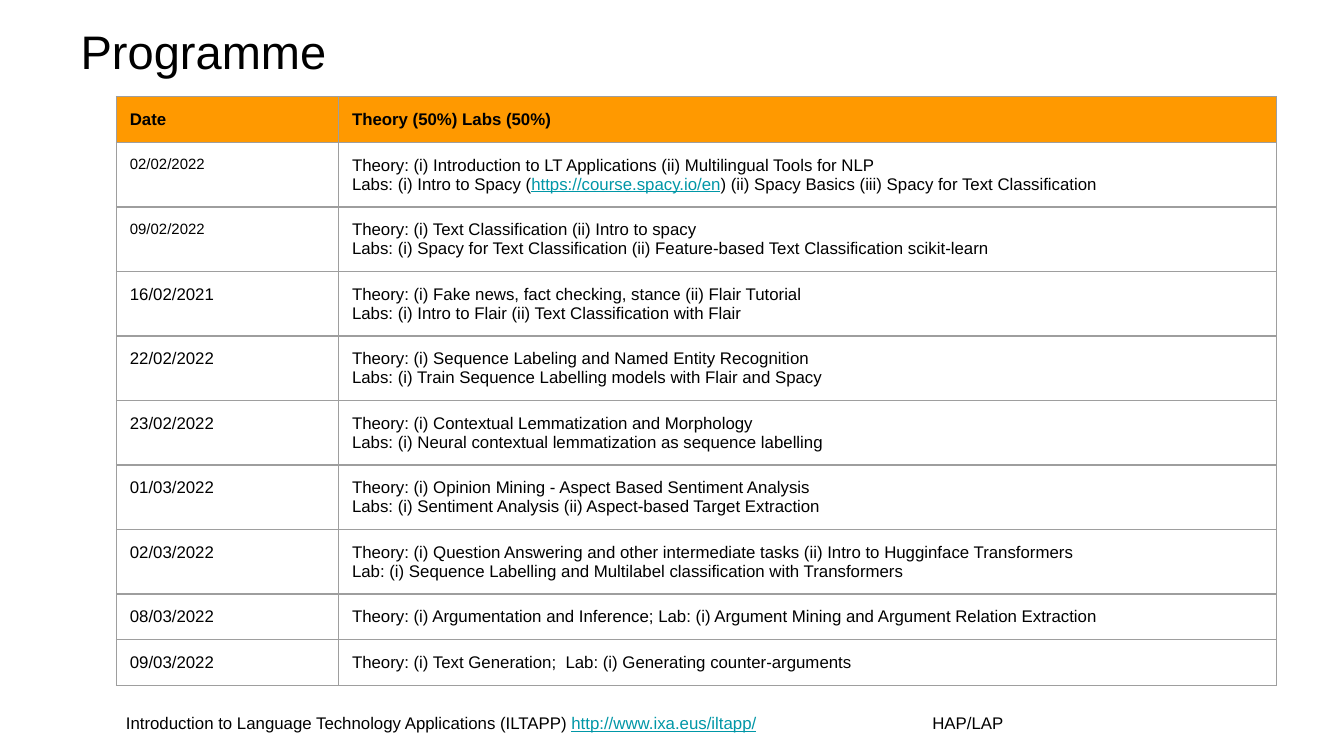
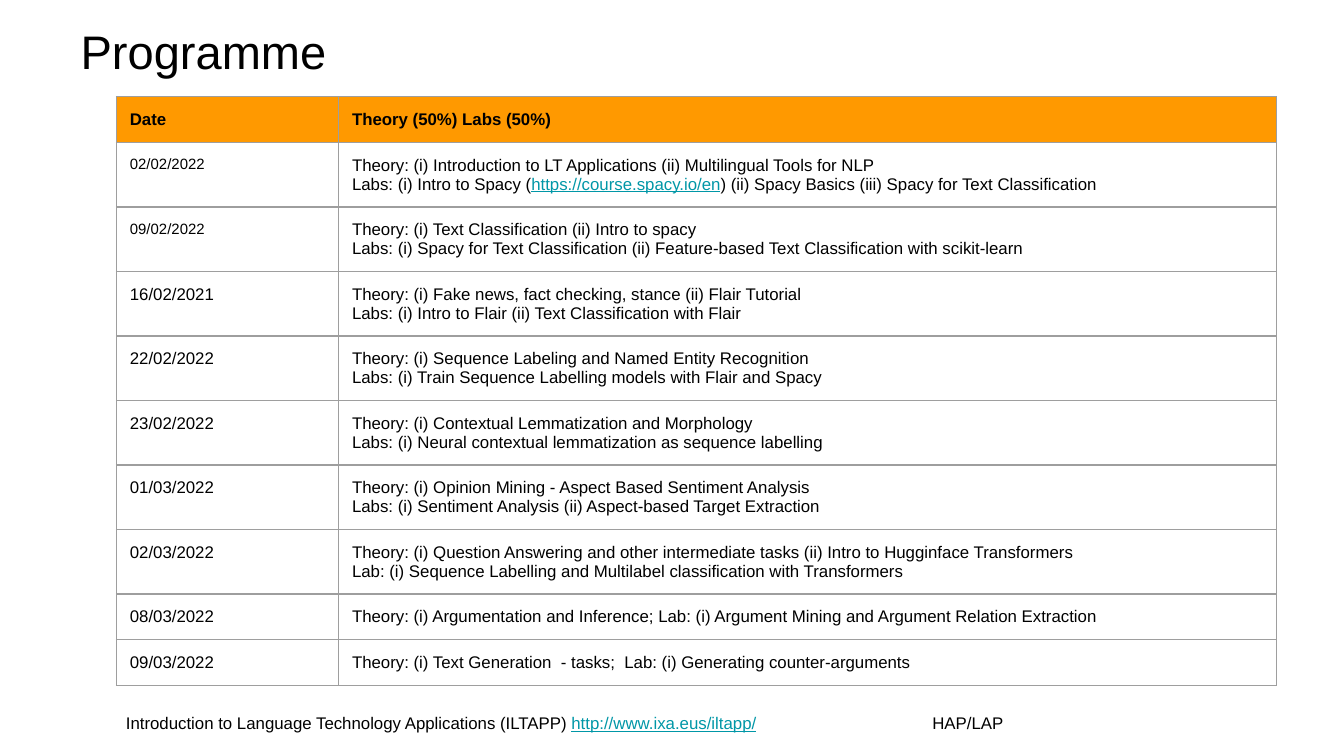
Before and after one commit to juletx/nlp-applications, a slide deck: slide 11 of slides/00-programme-info.pptx. Drawn at 1344x756 pixels with LibreOffice and Linux fonts; fonts in the diff are those of the drawing; background and template pictures are left out. Boxes give left, top, right and bottom in pixels: in the first picture for what was removed or moved away, otherwise in the second. Text is boxed around its words. In the diff, an @@ line names an element or a change of style, - is before the commit and + after.

Commit message:
update slides

```diff
--- a/slides/00-programme-info.pptx
+++ b/slides/00-programme-info.pptx
@@ table at [117, 97, 1277, 676] @@
-row 3, column 2: Theory: (i) Text Classification (ii) Intro to spacy / Labs: (i) Spacy for Text Classification (ii) Feature-based Text Classification scikit-learn
+row 3, column 2: Theory: (i) Text Classification (ii) Intro to spacy / Labs: (i) Spacy for Text Classification (ii) Feature-based Text Classification with scikit-learn
-row 10, column 2: Theory: (i) Text Generation; Lab: (i) Generating counter-arguments
+row 10, column 2: Theory: (i) Text Generation - tasks; Lab: (i) Generating counter-arguments
```
Also in this commit, not shown: 1 other file.
